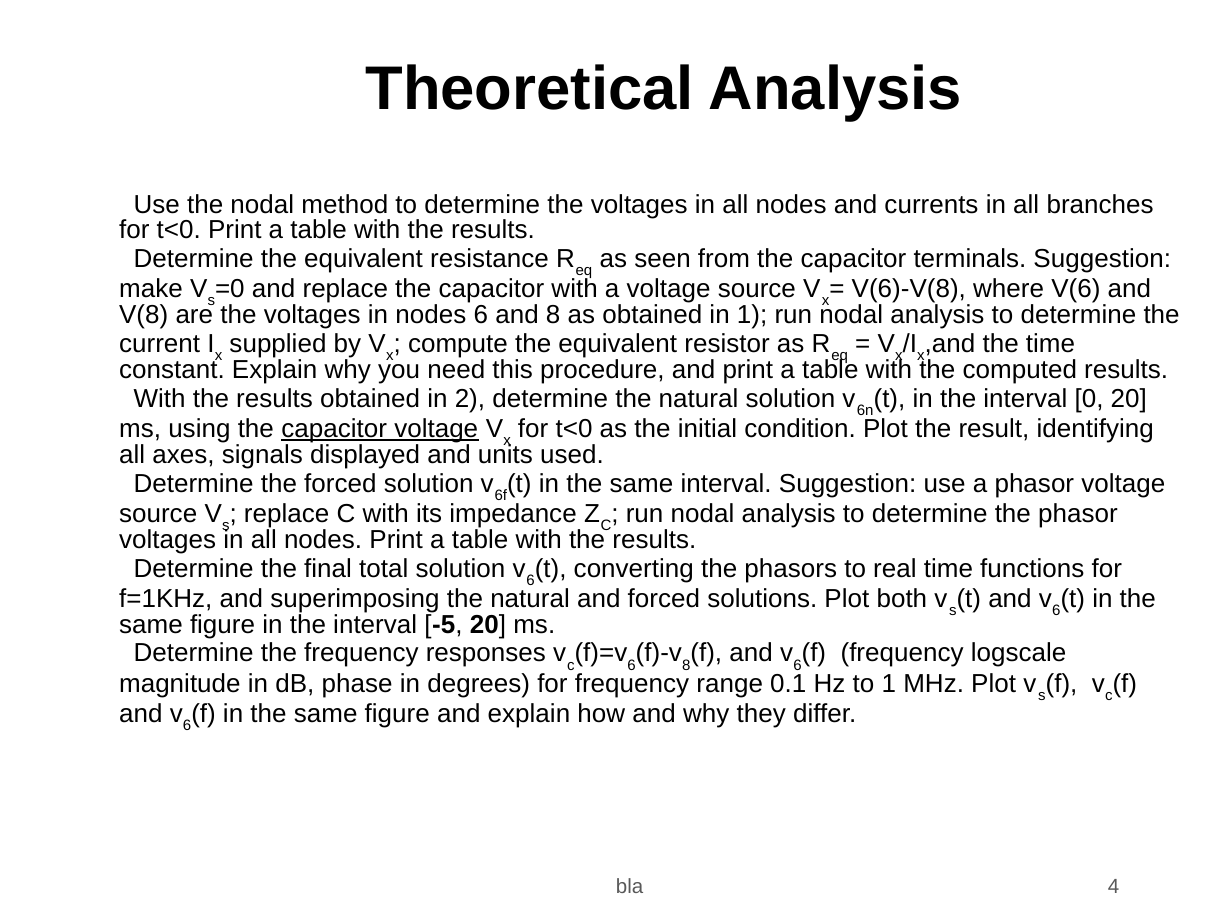
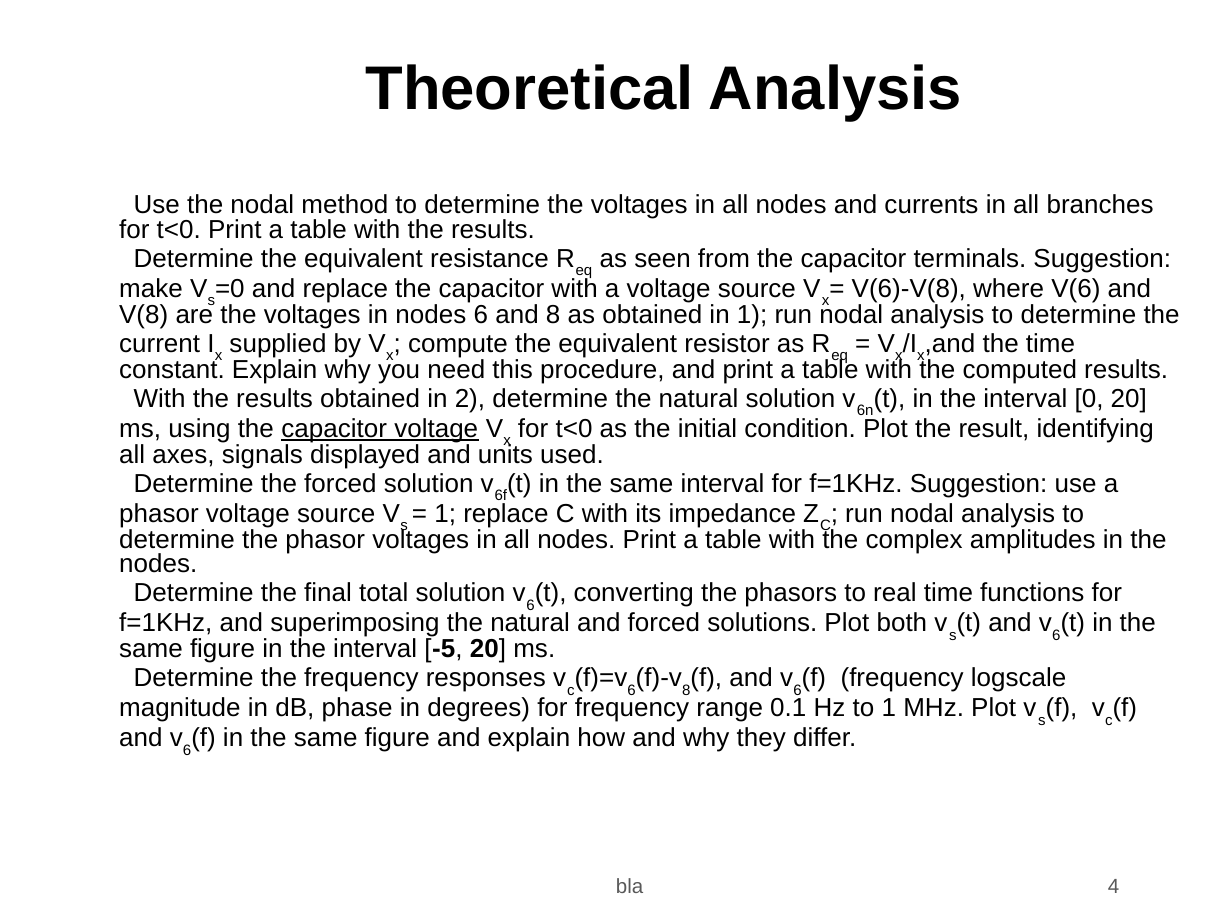
Before and after one commit to franfrancisco9/TCFE, a slide deck: slide 4 of T2/doc/t2.odp. Drawn at 1232x924 pixels with LibreOffice and Linux fonts; fonts in the diff are those of the drawing; background and template pictures are left out. Boxes give left, top, right and bottom in pixels: in the first picture for what was removed or moved away, otherwise in the second. Text is boxed around its words. In the diff, an @@ line names an element or a change of style, - is before the commit and + after.

```diff
--- a/T2/doc/t2.odp
+++ b/T2/doc/t2.odp
@@ text at box(119, 473, 1166, 573): text changed @@
-4) Determine the forced solution v6f(t) in the same interval. Suggestion: use a phasor voltage source Vs; replace C with its impedance ZC; run nodal analysis to determine the phasor voltages in all nodes. Print a table with the results.
+4) Determine the forced solution v6f(t) in the same interval for f=1KHz. Suggestion: use a phasor voltage source Vs = 1; replace C with its impedance ZC; run nodal analysis to determine the phasor voltages in all nodes. Print a table with the complex amplitudes in the nodes.
```
Also in this commit, not shown: 1 other slide changed, 1 other file.
